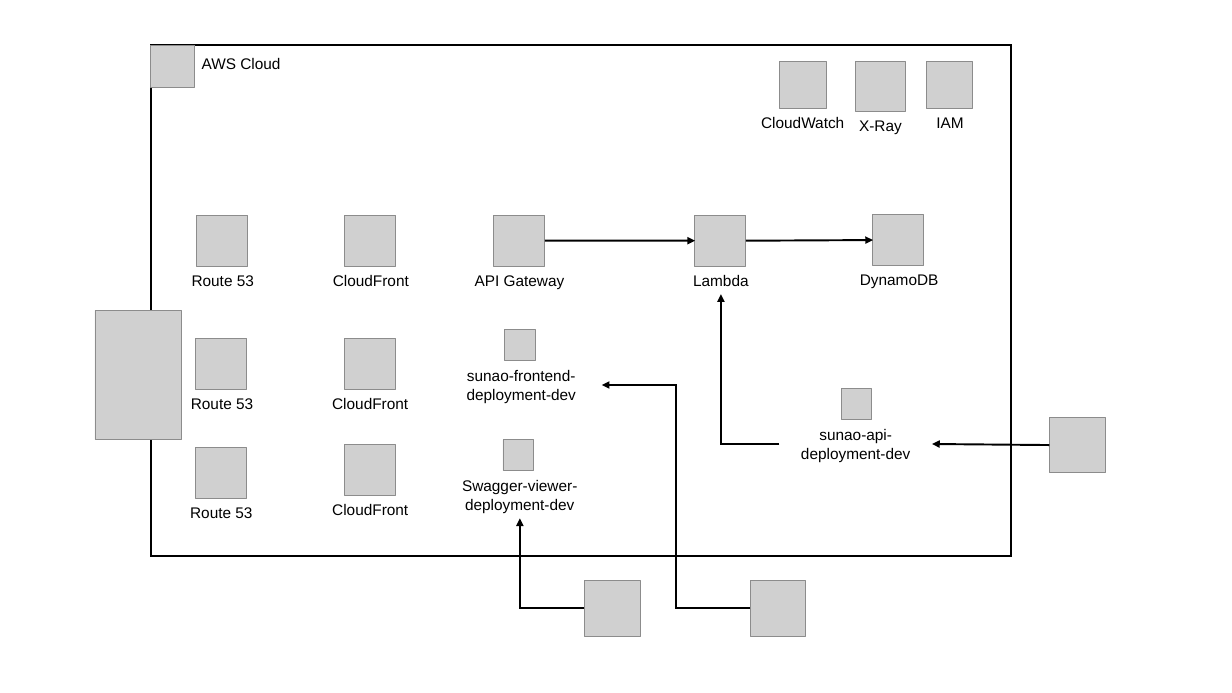
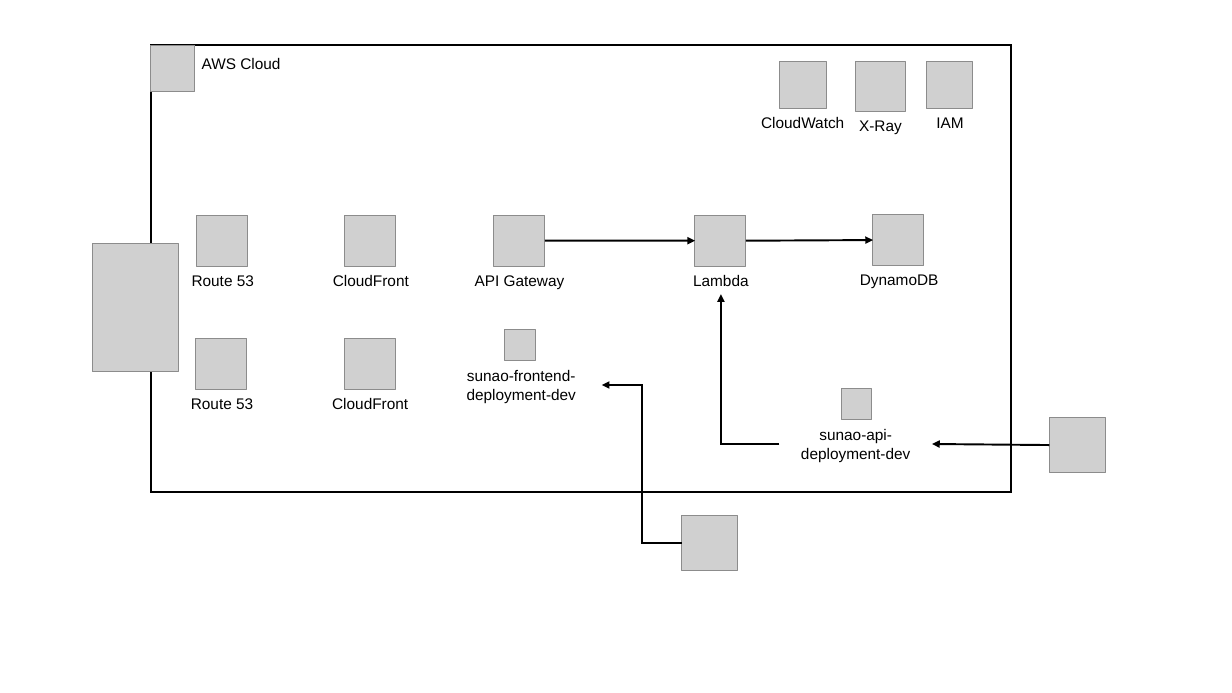
Before and after one commit to al22028/glico-sunao-backend, a slide deck: slide 1 of docs/architecture/dev.pptx. Drawn at 1232x693 pixels with LibreOffice and Linux fonts; fonts in the diff are those of the drawing; grey boxes stand for pictures. Boxes give left, top, right and bottom in pixels: in the first picture for what was removed or moved away, otherwise in the second. Text is boxed around its words. In the diff, an @@ line names an element or a change of style, - is before the commit and + after.

Commit message:
:books: changed architecture diagrams for development env

```diff
--- a/docs/architecture/dev.pptx
+++ b/docs/architecture/dev.pptx
@@ picture: place and size @@
-picture at <box>151,45,195,88</box>
+picture at <box>151,45,195,92</box>
@@ rectangle "AWS Cloud": place and size @@
-rectangle "AWS Cloud" at <box>151,45,1011,556</box>
+rectangle "AWS Cloud" at <box>151,45,1011,493</box>
@@ picture: place and size @@
-picture at <box>95,311,181,439</box>
+picture at <box>92,243,178,372</box>
@@ elbow arrow moved from (750, 608) - (602, 385) to (682, 543) - (602, 385) @@
@@ picture removed at <box>195,447,246,498</box> @@
@@ picture removed at <box>345,445,396,495</box> @@
@@ picture removed at <box>503,440,533,470</box> @@
@@ text removed at <box>190,507,252,518</box> @@
-Route 53
@@ text removed at <box>332,504,408,515</box> @@
-CloudFront
@@ text removed at <box>462,480,577,513</box> @@
-Swagger-viewer-deployment-dev
@@ elbow arrow removed from (585, 608) to (520, 518) @@
@@ picture: place and size @@
-picture at <box>750,580,806,636</box>
+picture at <box>682,516,738,571</box>
@@ picture removed at <box>585,580,640,636</box> @@
```
